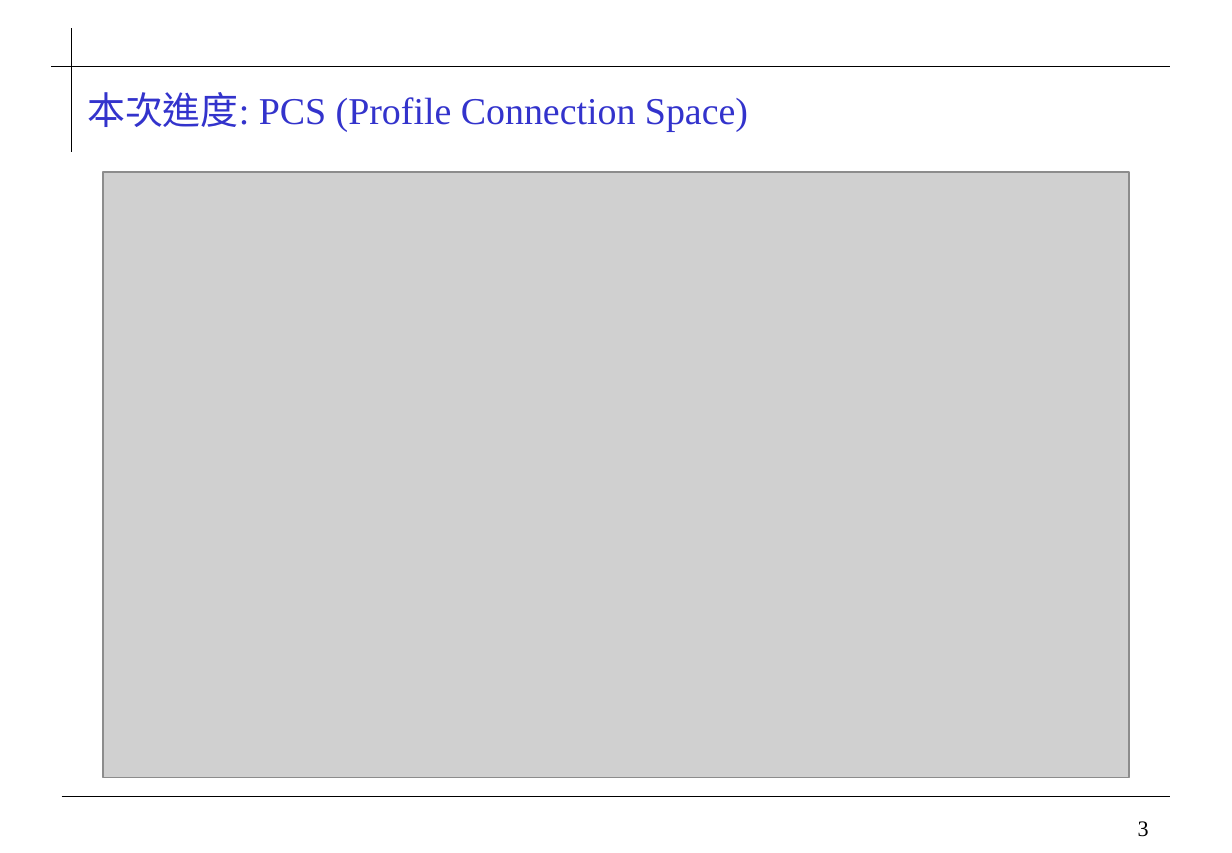
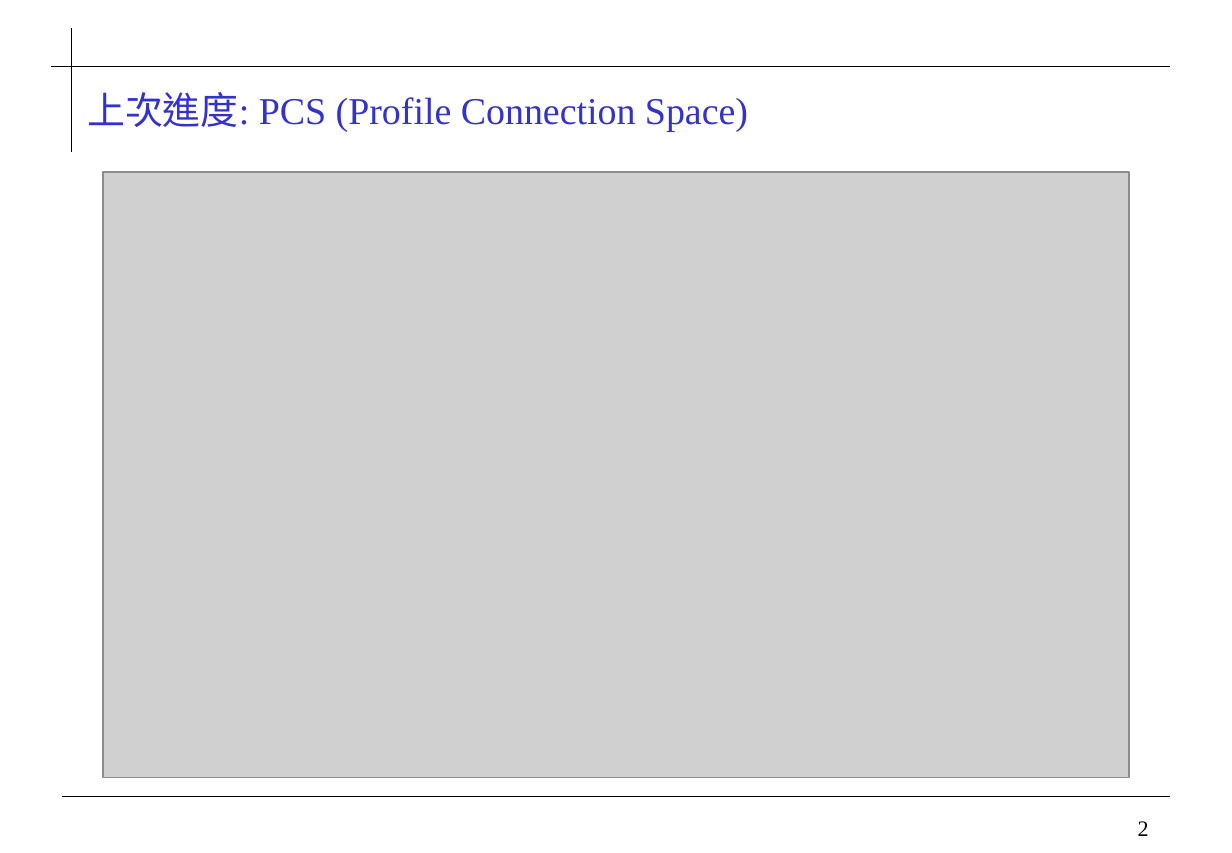
Before and after one commit to 0ilasis0/home, a slide deck: slide 2 of ICCPROFILE_0929.pptx (slide 3 before the commit). Drawn at 1232x853 pixels with LibreOffice and Linux fonts; fonts in the diff are those of the drawing; grey boxes stand for pictures; background and template pictures are left out. Boxes give left, top, right and bottom in pixels: in the first picture for what was removed or moved away, otherwise in the second. Text is boxed around its words. In the diff, an @@ line names an element or a change of style, - is before the commit and + after.

```diff
--- a/ICCPROFILE_0929.pptx
+++ b/ICCPROFILE_0929.pptx
@@ title at (87, 92, 748, 131): text changed @@
-本次進度: PCS (Profile Connection Space)
+上次進度: PCS (Profile Connection Space)
@@ page number at (1138, 821, 1149, 836): text changed @@
-3
+2
```
Also in this commit, not shown: 4 other slides changed, 5 slides added, 9 slides removed, 4 other files.
